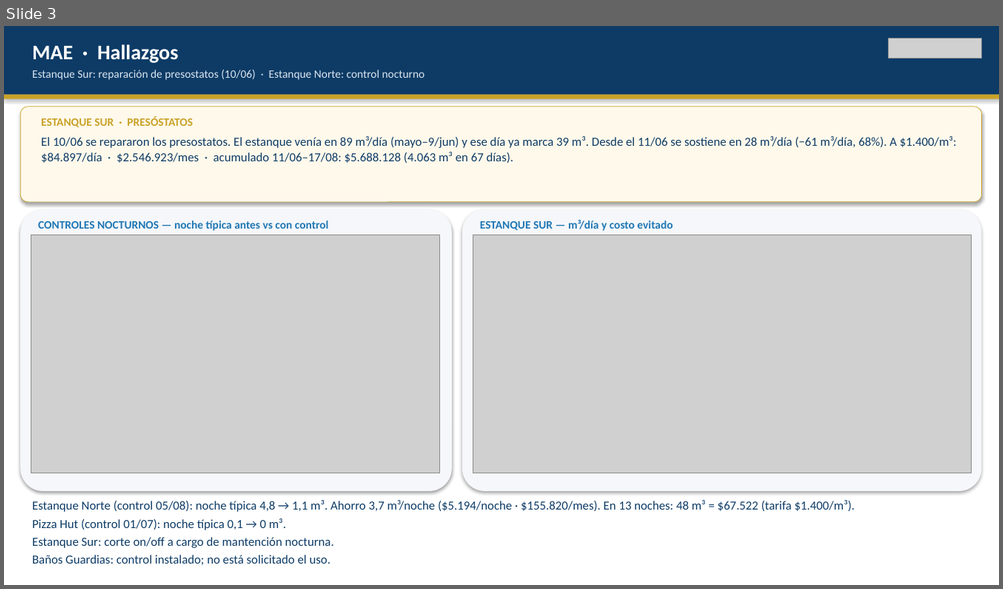
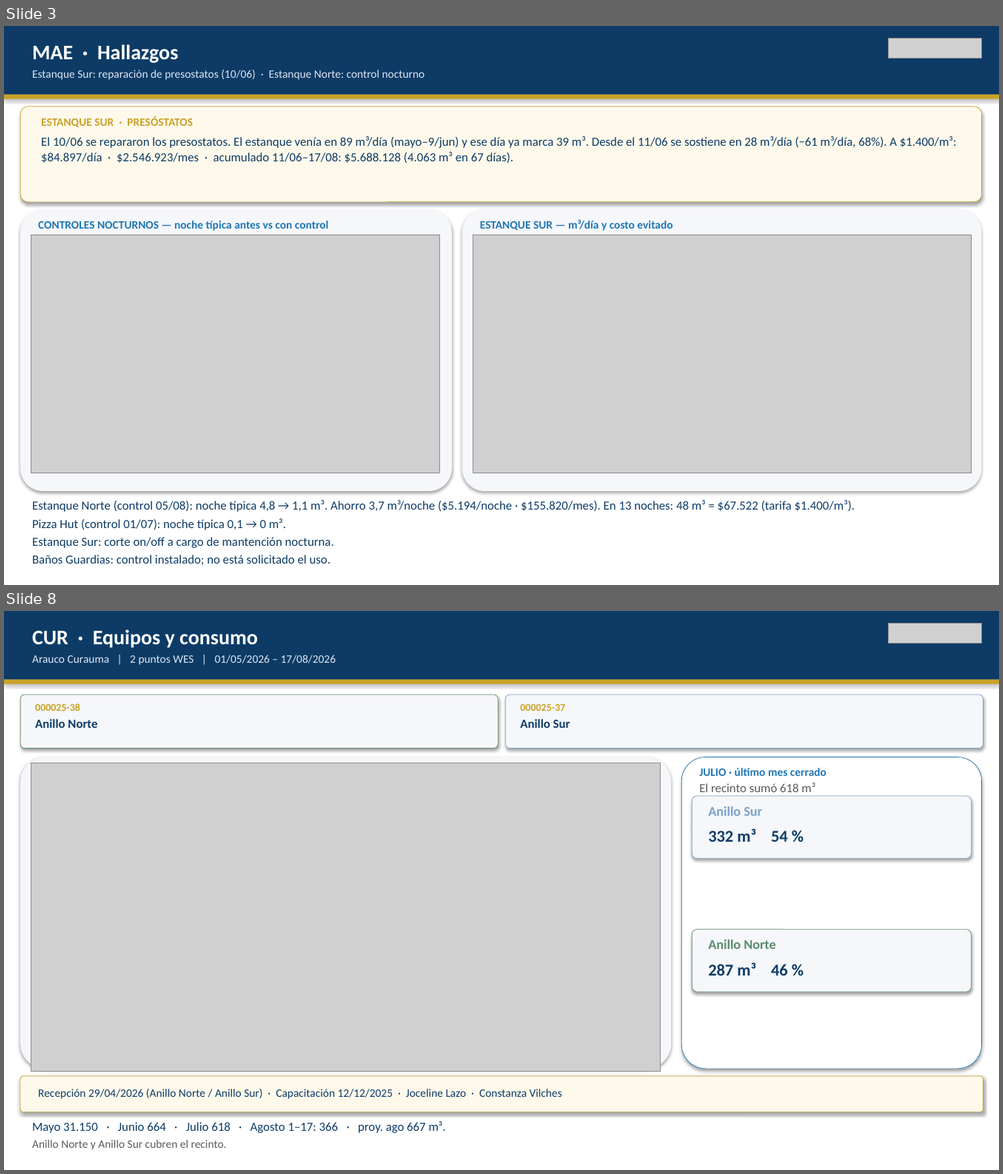
Before and after one commit to anibaloperacionesWes/wes-scripts, a slide deck: reports/Parque_Arauco/TMP_7MALLS/entrega_diego_anibal/Recorrido_ejecutivo_PA_MAE_20260817.pptx. Shown one above the other, each under a label of ours: slide 3 before the commit, slides 3 and 8 after it; the slides between them are not shown. The pictures are 1003x589 and 1003x1174 pixels, drawn with LibreOffice and Linux fonts; fonts in the diff are those of the drawing; grey boxes stand for pictures. Boxes give left, top, right and bottom in pixels: in the first picture for what was removed or moved away, otherwise in the second. Text is boxed around its words. In the diff, an @@ line names an element or a change of style, - is before the commit and + after.

```diff
--- a/reports/Parque_Arauco/TMP_7MALLS/entrega_diego_anibal/Recorrido_ejecutivo_PA_MAE_20260817.pptx
+++ b/reports/Parque_Arauco/TMP_7MALLS/entrega_diego_anibal/Recorrido_ejecutivo_PA_MAE_20260817.pptx
@@ slide 8 added at bbox=[4, 611, 999, 1170], background #FFFFFF @@
@@ rectangle added at bbox=[4, 611, 999, 680], fill #0D3B66 @@
@@ text added at bbox=[32, 629, 258, 648], 20 pt, text #FFFFFF, bold @@
+CUR · Equipos y consumo
@@ picture added at bbox=[888, 623, 982, 644] @@
@@ text added at bbox=[32, 655, 336, 665], 11 pt, text #DCE6F0 @@
+Arauco Curauma | 2 puntos WES | 01/05/2026 – 17/08/2026
@@ rectangle added at bbox=[4, 680, 999, 684], fill #C9A227 @@
@@ rounded rectangle added at bbox=[20, 695, 498, 749], fill #F5F7FA, outline #5A8C6E 0.5 pt @@
@@ rounded rectangle added at bbox=[506, 695, 983, 749], fill #F5F7FA, outline #7BA3C9 0.5 pt @@
@@ text added at bbox=[35, 703, 80, 711], 10 pt, text #C9A227, bold @@
+000025-38
@@ text added at bbox=[35, 719, 97, 728], 12 pt, text #0D3B66, bold @@
+Anillo Norte
@@ text added at bbox=[520, 704, 565, 711], 10 pt, text #C9A227, bold @@
+000025-37
@@ text added at bbox=[520, 719, 570, 728], 12 pt, text #0D3B66, bold @@
+Anillo Sur
@@ rounded rectangle added at bbox=[20, 758, 671, 1069], fill #F5F7FA @@
@@ picture added at bbox=[31, 763, 660, 1071] @@
@@ rounded rectangle added at bbox=[681, 758, 982, 1069], fill #FFFFFF, outline #1F77B4 0.5 pt @@
@@ text added at bbox=[699, 768, 826, 776], 11 pt, text #1F77B4, bold @@
+JULIO · último mes cerrado
@@ text added at bbox=[699, 783, 815, 796], 12 pt, text #5A5A5A @@
+El recinto sumó 618 m³
@@ rounded rectangle added at bbox=[692, 796, 971, 859], fill #F5F7FA, outline #7BA3C9 0.5 pt @@
@@ text added at bbox=[708, 806, 762, 816], 13 pt, text #7BA3C9, bold @@
+Anillo Sur
@@ text added at bbox=[708, 829, 788, 842], 16 pt, text #0D3B66, bold @@
+332 m³ 54 %
@@ rounded rectangle added at bbox=[692, 930, 971, 992], fill #F5F7FA, outline #5A8C6E 0.5 pt @@
@@ text added at bbox=[708, 940, 775, 949], 13 pt, text #5A8C6E, bold @@
+Anillo Norte
@@ text added at bbox=[708, 963, 788, 976], 16 pt, text #0D3B66, bold @@
+287 m³ 46 %
@@ rounded rectangle added at bbox=[20, 1076, 983, 1113], fill #FFF9EB, outline #C9A227 0.5 pt @@
@@ text added at bbox=[38, 1089, 562, 1099], 11 pt, text #0D3B66 @@
+Recepción 29/04/2026 (Anillo Norte / Anillo Sur) · Capacitación 12/12/2025 · Joceline Lazo · Constanza Vilches
@@ text added at bbox=[32, 1122, 446, 1150], 12 pt, text #0D3B66 @@
+Mayo 31.150 · Junio 664 · Julio 618 · Agosto 1–17: 366 · proy. ago 667 m³.
+Anillo Norte y Anillo Sur cubren el recinto.
```
Also in this commit, not shown: 3 slides changed, 4 other slides added, 6 other files.
